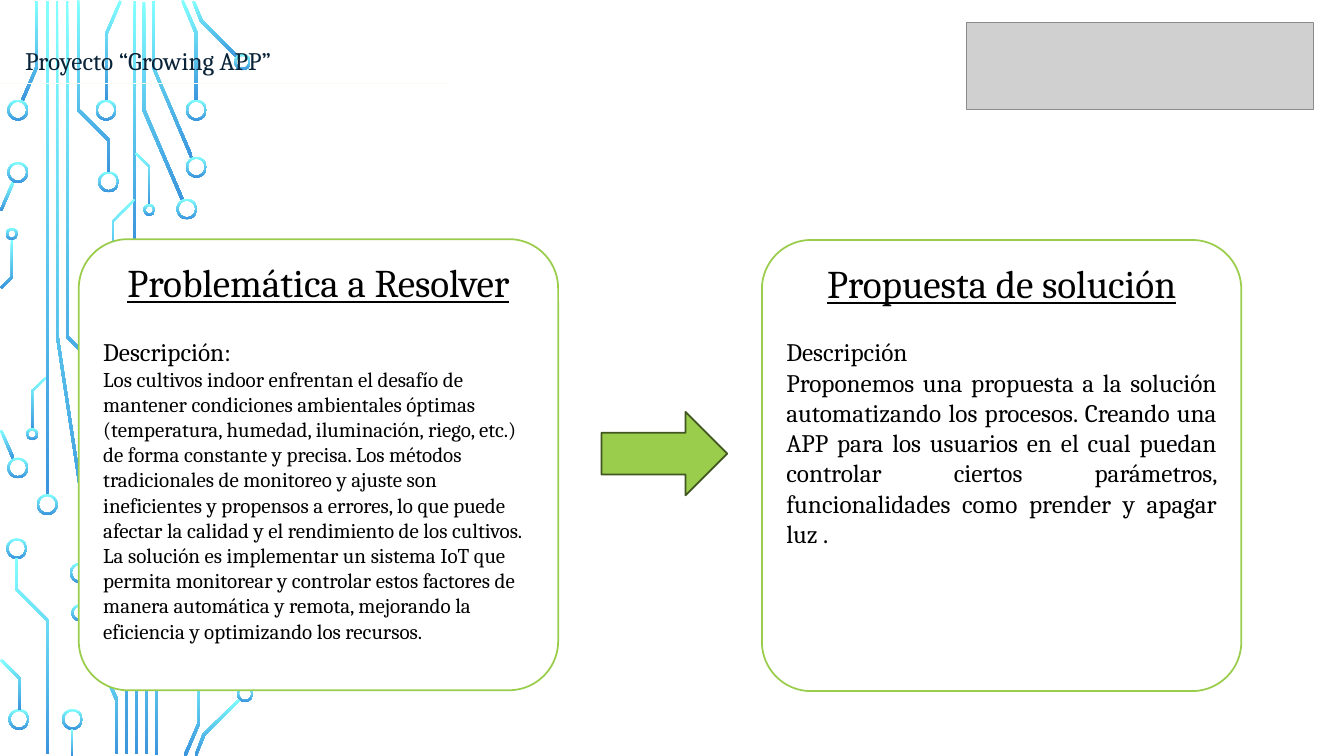
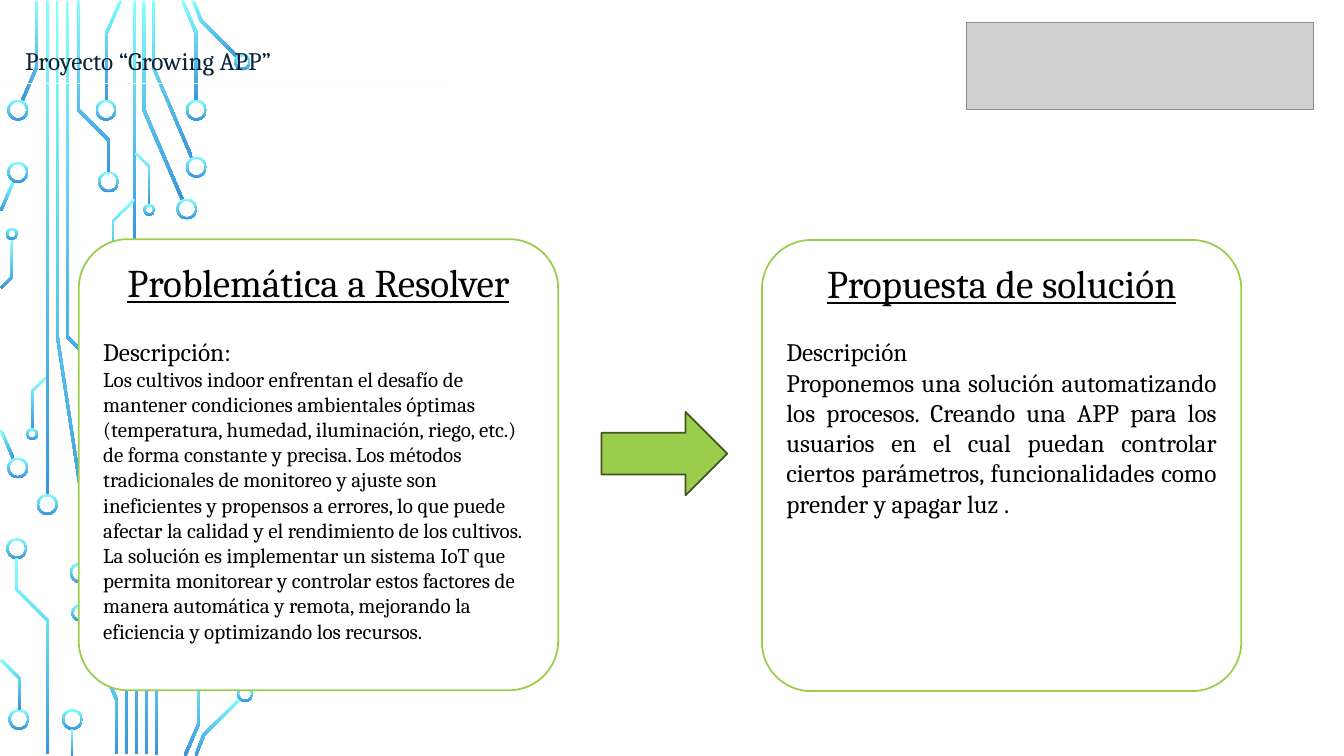
Before and after one commit to DiegoFarias19/GrowingAPP, a slide deck: slide 3 of Entrega Grupal/Presentacion EA1.pptx. Drawn at 1344x756 pixels with LibreOffice and Linux fonts; fonts in the diff are those of the drawing; grey boxes stand for pictures; background and template pictures are left out. Boxes give left, top, right and bottom in pixels: in the first picture for what was removed or moved away, otherwise in the second. Text is boxed around its words. In the diff, an @@ line names an element or a change of style, - is before the commit and + after.

```diff
--- a/Entrega Grupal/Presentacion EA1.pptx
+++ b/Entrega Grupal/Presentacion EA1.pptx
@@ text in rounded rectangle at [786, 374, 1217, 519]: text changed @@
-Proponemos una propuesta a la solución automatizando los procesos. Creando una APP para los usuarios en el cual puedan controlar ciertos parámetros, funcionalidades como prender y apagar luz .
+Proponemos una solución automatizando los procesos. Creando una APP para los usuarios en el cual puedan controlar ciertos parámetros, funcionalidades como prender y apagar luz .
```
Also in this commit, not shown: 4 other slides changed, 3 slides added, 1 slide removed, 4 other files.
